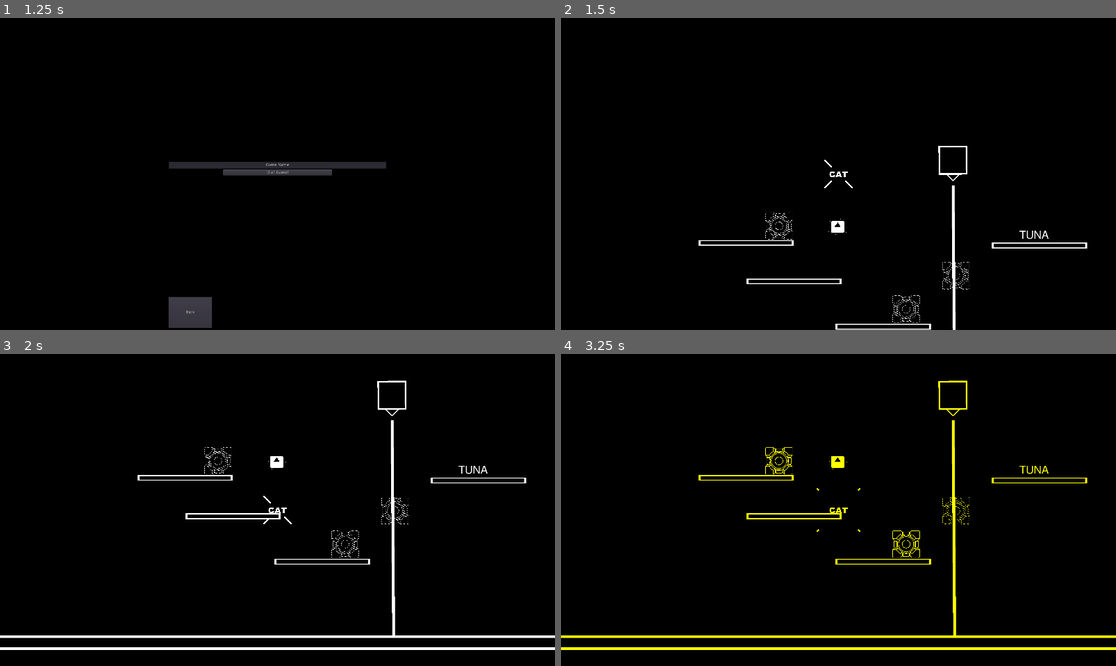
Above: before the commit, frames 1-4 (two rows, left to right).
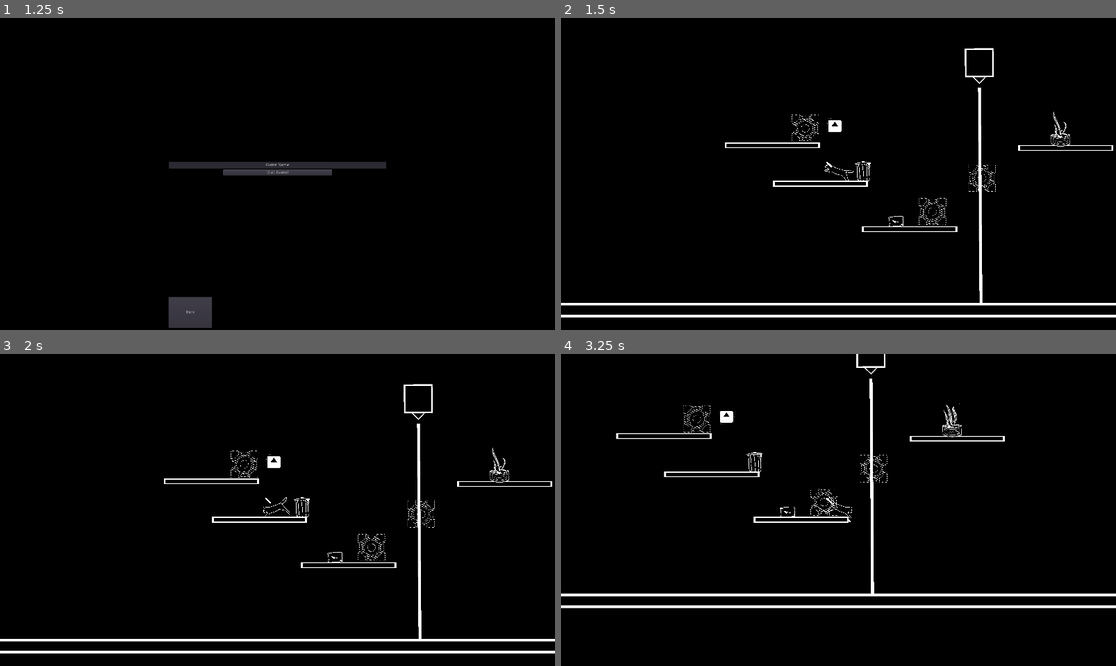
Above: after the commit, the same moments.

Repository: TeamName-FIOLTR/BWgamejam2022
Game: Godot game, scene res://scenes/UI/StartLevel.tscn
Two runs of this game, one before a commit and one after it. Both use one fixed random seed, a clock stepped at 60 frames per second and the inputs below. The engine's default icon, where the game draws it, is replaced by a stand-in: a white triangle on a blue panel in a dark square.
Inputs:
- Up to frame 1 (1.25 s): click "New Game" at 0.5 s
- Up to frame 2 (1.5 s): click "Start Game!" at 1.25 s
- Up to frame 3 (2 s): no input
- Up to frame 4 (3.25 s): tap Enter at 2 s; hold D (move_right) 2.03-2.78 s; hold Space (jump) 2.03-2.78 s; hold S (move_down) from 2.78 s (still down); tap Space (jump) at 2.85, 3.02 s

Frame 1 is identical in both runs. In frame 2, 4.9% of the frame differs, in the area x 0-100%, y 9-100%; in frame 3, 6.5%; in frame 4, 7.3%, in the area x 0-100%, y 0-95%.

Commit message:
got the art as linked as it can be without more assets

Diff:
--- a/assets/scripts/Player.gd
+++ b/assets/scripts/Player.gd
@@ -71,6 +71,7 @@
 		last_collision_time = OS.get_ticks_usec()
 	elif not jumping:
 		dropping = true
+	update_animation()
 
 func jump():
 	velocity.y = -jump_speed
@@ -120,6 +121,31 @@
 		if event.is_action_pressed("developer_debug"):
 			swap_next()
 
+		update_animation()
+#updates the animation of the cat
+func update_animation()->void:
+	if input_velocity.x > 0:
+		$AnimatedSprite.flip_h = true
+	elif input_velocity.x < 0:
+		$AnimatedSprite.flip_h = false
+
+	if abs(velocity.y) > 0:
+		$AnimatedSprite.playing = false
+		$AnimatedSprite.animation = "jump"
+		if velocity.y > 0.5:
+			$AnimatedSprite.frame = 2
+		elif velocity.y > 0:
+			$AnimatedSprite.frame = 1
+		else:
+			$AnimatedSprite.frame = 0
+	elif not (jumping or dropping):
+		$AnimatedSprite.playing = true
+		if abs(input_velocity.x) > 0:
+			$AnimatedSprite.play("run")
+		else:
+			print("playing idle")
+			$AnimatedSprite.play("idle")
+
 func recieve_player_death():
 	if lives <= 0:
 		$Camera2D/AnimationPlayer.play("screen_shake")
@@ -150,3 +176,4 @@
 func _on_Jump_Timer_timeout():
 	dropping = true
 	jumping = false
+	update_animation()
--- /dev/null
+++ b/assets/scripts/animationTrees/cat.gd
@@ -0,0 +1,22 @@
+extends AnimatedSprite
+
+#this script is inteanded for controling animation trees on the Animated Sprite
+#of the player cat
+
+#basically any code that relies ONLY on the state of the animation should
+#be placed in this sprite so it can be used elsewhere if need be
+
+
+func _on_AnimatedSprite_animation_finished():
+	match animation:
+		"idle_long":
+			stop()
+
+func play(anim : String="idle", backwords : bool=false)->void:
+	match anim:
+		"idle":
+			$long_idle_timer.start()
+	.play(anim,backwords)
+
+func _on_long_idle_timer_timeout():
+	play("idle_long")
--- a/assets/scripts/enviroment/Basic Swap Box.gd
+++ b/assets/scripts/enviroment/Basic Swap Box.gd
@@ -1,29 +1,21 @@
 extends StaticBody2D
 
+class_name CollisionSwapper
 
-# Declare member variables here. Examples:
-# var a = 2
-# var b = "text"
-#export(Array, int) var enabled_swap_layers
-export(bool) var object_enabled = true setget set_object_enabled
-
+export(bool) var object_enabled : bool = true setget set_object_enabled
+export(bool) var invert_bits : bool = true
 
 func set_object_enabled(n_state):
 	object_enabled = n_state
 	if not is_inside_tree(): yield(self, "ready")
-	$CoolCube.material.set_shader_param("swapped", object_enabled)
+	$Sprite.material.set_shader_param("swapped", object_enabled)
 
 # Called when the node enters the scene tree for the first time.
 func _ready():
-	var collision_thingy = get_collision_layer()
-#	$StaticBody2D.set_collision_layer_bit(7, true)
-	set_collision_layer(~collision_thingy)
-	pass # Replace with function body.
-
+	if invert_bits:
+		var collision_thingy = get_collision_layer()
+		set_collision_layer(~collision_thingy)
+	add_to_group("Swap Recievers")
 
 func recieve_swap(swap_idx):
 	self.object_enabled = (!get_collision_layer_bit(2+swap_idx))
-
-# Called every frame. 'delta' is the elapsed time since the previous frame.
-#func _process(delta):
-#	pass
--- a/assets/scripts/pickups/TunaCan.gd
+++ b/assets/scripts/pickups/TunaCan.gd
@@ -13,14 +13,14 @@
 	collision_layer = 0
 	collision_mask = 0
 	$Particles2D.emitting = true
-	$TunaText.visible = false
+	$Sprite.visible = false
 func unset_spawn():
 	collision_layer = original_collision_layer
 	collision_mask = original_collision_mask
 	monitorable = true
 	monitoring = true
 	$TunaText.visible = true
-	$Particles2D.emitting = false
+	$Sprite.emitting = false
 
 func on_pickup(player)->void:
 	set_spawn()
--- /dev/null
+++ b/assets/shaders/swap_outline.gdshader
@@ -0,0 +1,46 @@
+shader_type canvas_item;
+uniform bool swapped;
+uniform vec4 forground_in : hint_color;
+uniform vec4 background_in : hint_color;
+uniform vec4 forground_out : hint_color;
+uniform vec4 background_out : hint_color;
+
+
+uniform float outline_width;
+float distance_squared(vec4 a,vec4 b) {
+	return (a.r - b.r)*(a.r-b.r) + (a.g-b.g)*(a.g-b.g) + (a.b-b.b)*(a.b-b.b);
+}
+void fragment() {
+	vec4 original_color = texture(TEXTURE,UV);
+	COLOR = original_color;
+	if (distance_squared(COLOR,forground_in) < distance_squared(COLOR,background_in)) {
+		COLOR = forground_out;
+	}
+	else {
+		COLOR = background_out;
+	}
+	COLOR.a *= original_color.a;
+
+
+
+	if (swapped) {
+	    vec2 uv_left = UV+vec2(1,0)*outline_width;
+	    vec2 uv_right = UV+vec2(-1,0)*outline_width;
+	    vec2 uv_up = UV+vec2(0,1)*outline_width;
+	    vec2 uv_down = UV+vec2(0,-1)*outline_width;
+
+	    float alpha_left = texture(TEXTURE,uv_left).a;
+	    float alpha_right = texture(TEXTURE,uv_right).a;
+	    float alpha_up = texture(TEXTURE,uv_up).a;
+	    float alpha_down = texture(TEXTURE,uv_down).a;
+
+	    vec4 main_image_colors = COLOR.rgba;
+
+	    COLOR.a = min(alpha_left+alpha_right+alpha_down+alpha_up,1.0);
+	    COLOR.rgb = forground_out.rgb;
+
+		if (original_color.a > outline_width) {
+			COLOR.rgb = background_out.rgb;
+		}
+ }
+}
--- a/project.godot
+++ b/project.godot
@@ -29,6 +29,11 @@
 "language": "GDScript",
 "path": "res://assets/scripts/collision_math.gd"
 }, {
+"base": "StaticBody2D",
+"class": "CollisionSwapper",
+"language": "GDScript",
+"path": "res://assets/scripts/enviroment/Basic Swap Box.gd"
+}, {
 "base": "Resource",
 "class": "ConfigResource",
 "language": "GDScript",
@@ -124,6 +129,7 @@
 "BackButton": "",
 "BackContainerNode": "",
 "ColMath": "",
+"CollisionSwapper": "",
 "ConfigResource": "",
 "DualButton": "",
 "Entity": "",
--- /dev/null
+++ b/scenes/art/CatSprite.tscn
@@ -0,0 +1,77 @@
+[gd_scene load_steps=26 format=2]
+
+[ext_resource path="res://assets/art/cat/damage/0002.png" type="Texture" id=1]
+[ext_resource path="res://assets/art/cat/damage/0003.png" type="Texture" id=2]
+[ext_resource path="res://assets/shaders/hatch.gdshader" type="Shader" id=3]
+[ext_resource path="res://assets/art/cat/walkAnimation/0005.png" type="Texture" id=4]
+[ext_resource path="res://assets/art/cat/jump/catjump1.png" type="Texture" id=5]
+[ext_resource path="res://assets/art/cat/walkAnimation/0002.png" type="Texture" id=6]
+[ext_resource path="res://assets/scripts/animationTrees/cat.gd" type="Script" id=7]
+[ext_resource path="res://assets/art/cat/idle/0002.png0001.png" type="Texture" id=8]
+[ext_resource path="res://assets/art/cat/idle/0002.png0002.png" type="Texture" id=9]
+[ext_resource path="res://assets/art/cat/walkAnimation/0006.png" type="Texture" id=10]
+[ext_resource path="res://assets/art/cat/walkAnimation/0003.png" type="Texture" id=11]
+[ext_resource path="res://assets/art/cat/walkAnimation/0001.png" type="Texture" id=12]
+[ext_resource path="res://assets/art/cat/idle/0002.png0004.png" type="Texture" id=13]
+[ext_resource path="res://assets/art/cat/jump/catjump3.png" type="Texture" id=14]
+[ext_resource path="res://assets/art/cat/idle/0002.png0006.png" type="Texture" id=15]
+[ext_resource path="res://assets/art/cat/idle/0002.png0003.png" type="Texture" id=16]
+[ext_resource path="res://assets/art/cat/idle/0002.png0005.png" type="Texture" id=17]
+[ext_resource path="res://assets/art/cat/walkAnimation/0004.png" type="Texture" id=18]
+[ext_resource path="res://assets/art/cat/walkAnimation/0007.png" type="Texture" id=19]
+[ext_resource path="res://assets/art/cat/jump/catjump2.png" type="Texture" id=20]
+[ext_resource path="res://assets/art/cat/damage/0001.png" type="Texture" id=21]
+[ext_resource path="res://assets/art/cat/walkAnimation/0008.png" type="Texture" id=22]
+[ext_resource path="res://assets/art/cat/idle/0002.png0007.png" type="Texture" id=23]
+
+[sub_resource type="ShaderMaterial" id=7]
+resource_local_to_scene = true
+shader = ExtResource( 3 )
+shader_param/forground_in = Color( 0, 0, 0, 1 )
+shader_param/background_in = Color( 1, 1, 1, 1 )
+shader_param/forground_out = Color( 1, 1, 1, 1 )
+shader_param/background_out = Color( 0, 0, 0, 1 )
+shader_param/line_count = 5.985
+shader_param/line_width = 0.305
+shader_param/hatch_angle = 2.889
+shader_param/snap_threshhold_front = 0.0
+shader_param/snap_threshhold_back = 0.0
+
+[sub_resource type="SpriteFrames" id=6]
+animations = [ {
+"frames": [ ExtResource( 5 ), ExtResource( 20 ), ExtResource( 14 ) ],
+"loop": true,
+"name": "jump",
+"speed": 5.0
+}, {
+"frames": [ ExtResource( 21 ), ExtResource( 1 ), ExtResource( 2 ) ],
+"loop": true,
+"name": "damage",
+"speed": 5.0
+}, {
+"frames": [ ExtResource( 12 ), ExtResource( 6 ), ExtResource( 11 ), ExtResource( 18 ), ExtResource( 4 ), ExtResource( 10 ), ExtResource( 19 ), ExtResource( 22 ) ],
+"loop": true,
+"name": "run",
+"speed": 5.0
+}, {
+"frames": [ ExtResource( 8 ), ExtResource( 9 ), ExtResource( 16 ), ExtResource( 13 ), ExtResource( 17 ), ExtResource( 15 ), ExtResource( 23 ) ],
+"loop": true,
+"name": "idle_long",
+"speed": 5.0
+} ]
+
+[node name="AnimatedSprite" type="AnimatedSprite"]
+material = SubResource( 7 )
+position = Vector2( -1, 3 )
+scale = Vector2( 0.1, 0.1 )
+frames = SubResource( 6 )
+animation = "idle_long"
+frame = 5
+speed_scale = 2.0
+playing = true
+script = ExtResource( 7 )
+
+[node name="long_idle_timer" type="Timer" parent="."]
+
+[connection signal="animation_finished" from="." to="." method="_on_AnimatedSprite_animation_finished"]
+[connection signal="timeout" from="long_idle_timer" to="." method="_on_long_idle_timer_timeout"]
--- /dev/null
+++ b/scenes/art/TunaFumes.tscn
@@ -0,0 +1,36 @@
+[gd_scene load_steps=8 format=2]
+
+[ext_resource path="res://assets/shaders/hatch.gdshader" type="Shader" id=1]
+[ext_resource path="res://assets/art/Tuna/0004.png" type="Texture" id=2]
+[ext_resource path="res://assets/art/Tuna/0003.png" type="Texture" id=3]
+[ext_resource path="res://assets/art/Tuna/0001 (1).png" type="Texture" id=4]
+[ext_resource path="res://assets/art/Tuna/0002.png" type="Texture" id=5]
+
+[sub_resource type="ShaderMaterial" id=2]
+resource_local_to_scene = true
+shader = ExtResource( 1 )
+shader_param/forground_in = Color( 0, 0, 0, 1 )
+shader_param/background_in = Color( 0, 0, 0, 1 )
+shader_param/forground_out = Color( 0, 0, 0, 1 )
+shader_param/background_out = Color( 1, 1, 1, 1 )
+shader_param/line_count = 7.266
+shader_param/line_width = 0.006
+shader_param/hatch_angle = 3.811
+shader_param/snap_threshhold_front = 0.162
+shader_param/snap_threshhold_back = 0.124
+
+[sub_resource type="SpriteFrames" id=1]
+animations = [ {
+"frames": [ ExtResource( 4 ), ExtResource( 5 ), ExtResource( 3 ), ExtResource( 2 ) ],
+"loop": true,
+"name": "default",
+"speed": 5.0
+} ]
+
+[node name="TunaFumes" type="AnimatedSprite"]
+material = SubResource( 2 )
+scale = Vector2( 0.1, 0.1 )
+frames = SubResource( 1 )
+frame = 2
+speed_scale = 1.5
+playing = true
--- /dev/null
+++ b/scenes/art/TunaSprite.tscn
@@ -0,0 +1,38 @@
+[gd_scene load_steps=7 format=2]
+
+[ext_resource path="res://assets/art/Tuna/0001.png" type="Texture" id=1]
+[ext_resource path="res://assets/shaders/swap_shader.gdshader" type="Shader" id=2]
+[ext_resource path="res://scenes/art/TunaFumes.tscn" type="PackedScene" id=3]
+[ext_resource path="res://assets/shaders/hatch.gdshader" type="Shader" id=5]
+
+[sub_resource type="ShaderMaterial" id=1]
+resource_local_to_scene = true
+shader = ExtResource( 2 )
+shader_param/forground_in = Color( 0, 0, 0, 1 )
+shader_param/background_in = Color( 1, 1, 1, 1 )
+shader_param/forground_out = Color( 1, 1, 1, 1 )
+shader_param/background_out = Color( 0, 0, 0, 1 )
+
+[sub_resource type="ShaderMaterial" id=2]
+resource_local_to_scene = true
+shader = ExtResource( 5 )
+shader_param/forground_in = Color( 0, 0, 0, 1 )
+shader_param/background_in = Color( 0, 0, 0, 1 )
+shader_param/forground_out = Color( 0, 0, 0, 1 )
+shader_param/background_out = Color( 1, 1, 1, 1 )
+shader_param/line_count = 7.266
+shader_param/line_width = 0.006
+shader_param/hatch_angle = 3.811
+shader_param/snap_threshhold_front = 0.162
+shader_param/snap_threshhold_back = 0.124
+
+[node name="TunaSprite" type="Sprite"]
+material = SubResource( 1 )
+scale = Vector2( 0.1, 0.1 )
+texture = ExtResource( 1 )
+
+[node name="TunaFumes" parent="." instance=ExtResource( 3 )]
+material = SubResource( 2 )
+position = Vector2( 40, -450 )
+scale = Vector2( 1, 1 )
+frame = 0
--- a/scenes/entities/player/Player.tscn
+++ b/scenes/entities/player/Player.tscn
@@ -1,14 +1,28 @@
-[gd_scene load_steps=12 format=2]
+[gd_scene load_steps=14 format=2]
 
 [ext_resource path="res://assets/scripts/Player.gd" type="Script" id=1]
-[ext_resource path="res://assets/art/CAT TEXT.png" type="Texture" id=2]
+[ext_resource path="res://scenes/art/CatSprite.tscn" type="PackedScene" id=2]
 [ext_resource path="res://assets/sound/metal_step_0.ogg" type="AudioStream" id=3]
 [ext_resource path="res://assets/sound/Laser_01.wav" type="AudioStream" id=4]
 [ext_resource path="res://assets/sound/Menu_Select_00.wav" type="AudioStream" id=5]
 [ext_resource path="res://assets/sound/death_noise.wav" type="AudioStream" id=6]
+[ext_resource path="res://assets/shaders/hatch.gdshader" type="Shader" id=14]
+
+[sub_resource type="ShaderMaterial" id=6]
+resource_local_to_scene = true
+shader = ExtResource( 14 )
+shader_param/forground_in = Color( 0, 0, 0, 1 )
+shader_param/background_in = Color( 1, 1, 1, 1 )
+shader_param/forground_out = Color( 1, 1, 1, 1 )
+shader_param/background_out = Color( 0, 0, 0, 1 )
+shader_param/line_count = 5.985
+shader_param/line_width = 0.305
+shader_param/hatch_angle = 2.889
+shader_param/snap_threshhold_front = 0.0
+shader_param/snap_threshhold_back = 0.0
 
 [sub_resource type="RectangleShape2D" id=1]
-extents = Vector2( 32, 11 )
+extents = Vector2( 27, 16 )
 
 [sub_resource type="Animation" id=2]
 length = 0.001
@@ -397,13 +411,13 @@
 jump_timer_node = NodePath("Jump Timer")
 player_audio_node = NodePath("AudioStreamPlayer2D")
 
+[node name="AnimatedSprite" parent="." instance=ExtResource( 2 )]
+material = SubResource( 6 )
+frame = 6
+
 [node name="CollisionShape2D" type="CollisionShape2D" parent="."]
-position = Vector2( 0, 1 )
+position = Vector2( 0, 8 )
 shape = SubResource( 1 )
-
-[node name="Sprite" type="Sprite" parent="."]
-scale = Vector2( 0.041462, 0.041462 )
-texture = ExtResource( 2 )
 
 [node name="Jump Timer" type="Timer" parent="."]
 wait_time = 0.3
@@ -446,7 +460,7 @@
 position = Vector2( 35.669, 0 )
 
 [node name="Line2D" type="Line2D" parent="Spawn Animation/Position2D3/Position2D"]
-points = PoolVector2Array( 0, 0, 30, 0 )
+points = PoolVector2Array( 0, 0, 20, 0 )
 width = 4.553
 default_color = Color( 1, 1, 1, 1 )
 begin_cap_mode = 2
@@ -459,7 +473,7 @@
 position = Vector2( 35.669, 0 )
 
 [node name="Line2D" type="Line2D" parent="Spawn Animation/Position2D4/Position2D"]
-points = PoolVector2Array( 0, 0, 30, 0 )
+points = PoolVector2Array( 0, 0, 20, 0 )
 width = 4.553
 default_color = Color( 1, 1, 1, 1 )
 begin_cap_mode = 2
@@ -472,7 +486,7 @@
 position = Vector2( 35.669, 0 )
 
 [node name="Line2D" type="Line2D" parent="Spawn Animation/Position2D5/Position2D"]
-points = PoolVector2Array( 0, 0, 30, 0 )
+points = PoolVector2Array( 0, 0, 20, 0 )
 width = 4.553
 default_color = Color( 1, 1, 1, 1 )
 begin_cap_mode = 2
--- a/scenes/enviroments/Basic Swap Box.tscn
+++ b/scenes/enviroments/Basic Swap Box.tscn
@@ -52,7 +52,7 @@
 [node name="Basic Swap Box" type="StaticBody2D" groups=["Swap Recievers"]]
 script = ExtResource( 3 )
 
-[node name="CoolCube" type="Sprite" parent="."]
+[node name="Sprite" type="Sprite" parent="."]
 material = SubResource( 2 )
 texture = ExtResource( 1 )
 
--- /dev/null
+++ b/scenes/enviroments/cityBox.tscn
@@ -0,0 +1,30 @@
+[gd_scene load_steps=6 format=2]
+
+[ext_resource path="res://assets/art/background_assets/gamejambox.png" type="Texture" id=1]
+[ext_resource path="res://assets/shaders/swap_outline.gdshader" type="Shader" id=2]
+[ext_resource path="res://assets/scripts/enviroment/Basic Swap Box.gd" type="Script" id=3]
+
+[sub_resource type="ShaderMaterial" id=2]
+shader = ExtResource( 2 )
+shader_param/swapped = false
+shader_param/forground_in = Color( 0, 0, 0, 1 )
+shader_param/background_in = Color( 1, 1, 1, 1 )
+shader_param/forground_out = Color( 1, 1, 1, 1 )
+shader_param/background_out = Color( 0, 0, 0, 1 )
+shader_param/outline_width = 0.005
+
+[sub_resource type="RectangleShape2D" id=1]
+extents = Vector2( 23, 13.5 )
+
+[node name="StaticBody2D" type="StaticBody2D"]
+script = ExtResource( 3 )
+
+[node name="Sprite" type="Sprite" parent="."]
+material = SubResource( 2 )
+position = Vector2( 3, -28 )
+scale = Vector2( 0.25, 0.25 )
+texture = ExtResource( 1 )
+
+[node name="CollisionShape2D" type="CollisionShape2D" parent="."]
+position = Vector2( 1, -13 )
+shape = SubResource( 1 )
--- /dev/null
+++ b/scenes/enviroments/trashcan.tscn
@@ -0,0 +1,30 @@
+[gd_scene load_steps=6 format=2]
+
+[ext_resource path="res://assets/art/background_assets/gamejamtrash.png" type="Texture" id=1]
+[ext_resource path="res://assets/scripts/enviroment/Basic Swap Box.gd" type="Script" id=2]
+[ext_resource path="res://assets/shaders/swap_outline.gdshader" type="Shader" id=3]
+
+[sub_resource type="ShaderMaterial" id=3]
+shader = ExtResource( 3 )
+shader_param/swapped = false
+shader_param/forground_in = Color( 0, 0, 0, 1 )
+shader_param/background_in = Color( 1, 1, 1, 1 )
+shader_param/forground_out = Color( 1, 1, 1, 1 )
+shader_param/background_out = Color( 0, 0, 0, 1 )
+shader_param/outline_width = 0.007
+
+[sub_resource type="RectangleShape2D" id=1]
+extents = Vector2( 22, 32 )
+
+[node name="StaticBody2D" type="StaticBody2D"]
+script = ExtResource( 2 )
+
+[node name="Sprite" type="Sprite" parent="."]
+material = SubResource( 3 )
+position = Vector2( 1, -14 )
+scale = Vector2( 0.25, 0.25 )
+texture = ExtResource( 1 )
+
+[node name="CollisionShape2D" type="CollisionShape2D" parent="."]
+position = Vector2( 0, -3 )
+shape = SubResource( 1 )
--- a/scenes/levels/level1.tscn
+++ b/scenes/levels/level1.tscn
@@ -7,6 +7,8 @@
 [ext_resource path="res://scenes/entities/player/Player.tscn" type="PackedScene" id=5]
 [ext_resource path="res://assets/shaders/hatch.gdshader" type="Shader" id=6]
 [ext_resource path="res://scenes/pickups/Tuna.tscn" type="PackedScene" id=7]
+[ext_resource path="res://scenes/enviroments/trashcan.tscn" type="PackedScene" id=8]
+[ext_resource path="res://scenes/enviroments/cityBox.tscn" type="PackedScene" id=9]
 
 [sub_resource type="RectangleShape2D" id=1]
 
@@ -119,8 +121,19 @@
 
 [node name="fadeMixer" type="Node2D" parent="."]
 
+[node name="StaticBody2D6" parent="fadeMixer" instance=ExtResource( 8 )]
+position = Vector2( 621, 413 )
+collision_layer = 6
+collision_mask = 6
+invert_bits = false
+
+[node name="StaticBody2D7" parent="fadeMixer" instance=ExtResource( 9 )]
+position = Vector2( 734, 598 )
+collision_layer = 5
+collision_mask = 0
+
 [node name="Player" parent="fadeMixer" instance=ExtResource( 5 )]
-position = Vector2( 626, -20 )
+position = Vector2( 535, 414 )
 gravity = Vector2( 0, 1000 )
 jump_gravity = 1.415
 drop_gravity = 5.476
@@ -185,7 +198,7 @@
 
 [node name="Icon" type="Sprite" parent="fadeMixer"]
 material = SubResource( 6 )
-position = Vector2( 623, 262 )
+position = Vector2( 522, 251 )
 scale = Vector2( 1.00296, 0.943432 )
 texture = ExtResource( 3 )
 
@@ -212,7 +225,8 @@
 collision_mask = 0
 
 [node name="Tuna" parent="fadeMixer" instance=ExtResource( 7 )]
-position = Vector2( 1303, 292 )
+position = Vector2( 1304, 301 )
+scale = Vector2( 1, 1 )
 
 [node name="FadePlayer" type="AnimationPlayer" parent="."]
 anims/RESET = SubResource( 10 )
--- a/scenes/pickups/Tuna.tscn
+++ b/scenes/pickups/Tuna.tscn
@@ -1,24 +1,29 @@
-[gd_scene load_steps=6 format=2]
+[gd_scene load_steps=8 format=2]
 
-[ext_resource path="res://assets/art/tuna_text.png" type="Texture" id=1]
+[ext_resource path="res://scenes/art/TunaSprite.tscn" type="PackedScene" id=1]
 [ext_resource path="res://assets/scripts/pickups/TunaCan.gd" type="Script" id=2]
 [ext_resource path="res://scenes/art/RespawnParticles.tscn" type="PackedScene" id=3]
 [ext_resource path="res://assets/sound/pickup_ping.wav" type="AudioStream" id=4]
+[ext_resource path="res://assets/shaders/swap_shader.gdshader" type="Shader" id=5]
+
+[sub_resource type="ShaderMaterial" id=2]
+resource_local_to_scene = true
+shader = ExtResource( 5 )
+shader_param/forground_in = Color( 0, 0, 0, 1 )
+shader_param/background_in = Color( 1, 1, 1, 1 )
+shader_param/forground_out = Color( 1, 1, 1, 1 )
+shader_param/background_out = Color( 0, 0, 0, 1 )
 
 [sub_resource type="RectangleShape2D" id=1]
-extents = Vector2( 85, 24 )
+extents = Vector2( 33, 18 )
 
 [node name="Tuna" type="Area2D"]
 scale = Vector2( 0.5, 0.5 )
 script = ExtResource( 2 )
 
-[node name="TunaText" type="Sprite" parent="."]
-scale = Vector2( 0.25, 0.25 )
-texture = ExtResource( 1 )
-
-[node name="CollisionShape2D" type="CollisionShape2D" parent="."]
-position = Vector2( 0, -4 )
-shape = SubResource( 1 )
+[node name="Sprite" parent="." instance=ExtResource( 1 )]
+material = SubResource( 2 )
+position = Vector2( 2, -6 )
 
 [node name="Particles2D" parent="." instance=ExtResource( 3 )]
 position = Vector2( 0, -8 )
@@ -26,3 +31,7 @@
 
 [node name="pickupSound" type="AudioStreamPlayer2D" parent="."]
 stream = ExtResource( 4 )
+
+[node name="CollisionShape2D" type="CollisionShape2D" parent="."]
+position = Vector2( -1, 2 )
+shape = SubResource( 1 )
Binary file added: assets/art/Tuna/0001 (1).png
Binary file added: assets/art/Tuna/0001.png
Binary file added: assets/art/Tuna/0002.png
Binary file added: assets/art/Tuna/0003.png
Binary file added: assets/art/Tuna/0004.png
Binary file added: assets/art/background_assets/citybackground.png
Binary file added: assets/art/background_assets/gamejambox.png
Binary file added: assets/art/background_assets/gamejamtrash.png
Binary file added: assets/art/cat/citybackground.png
Binary file added: assets/art/cat/damage/0001.png
Binary file added: assets/art/cat/damage/0002.png
Binary file added: assets/art/cat/damage/0003.png
(and 20 more such lines)
